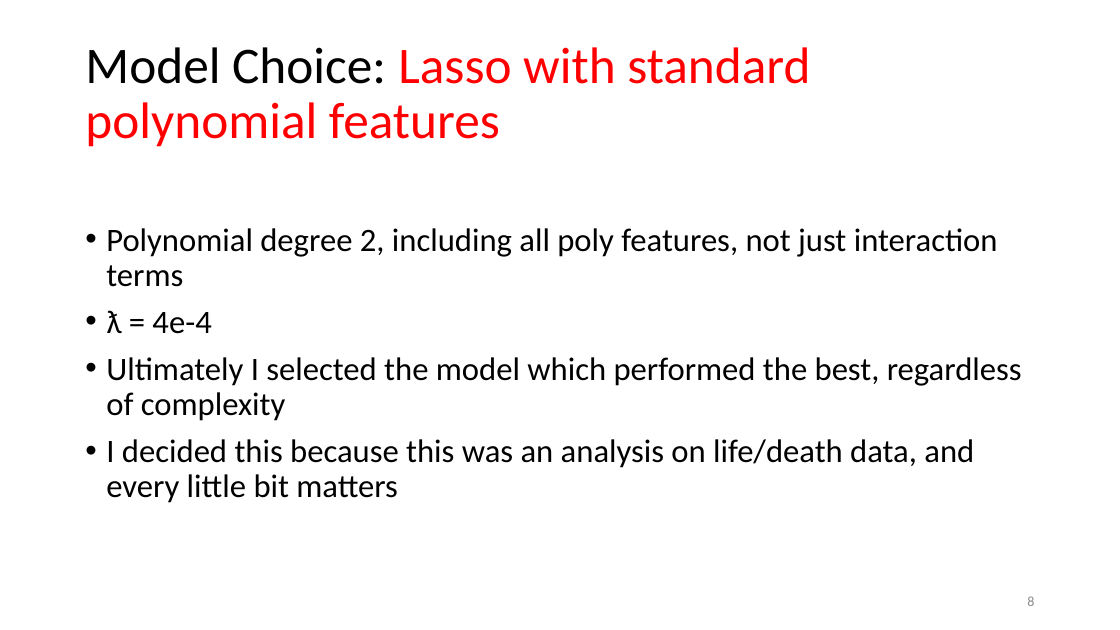
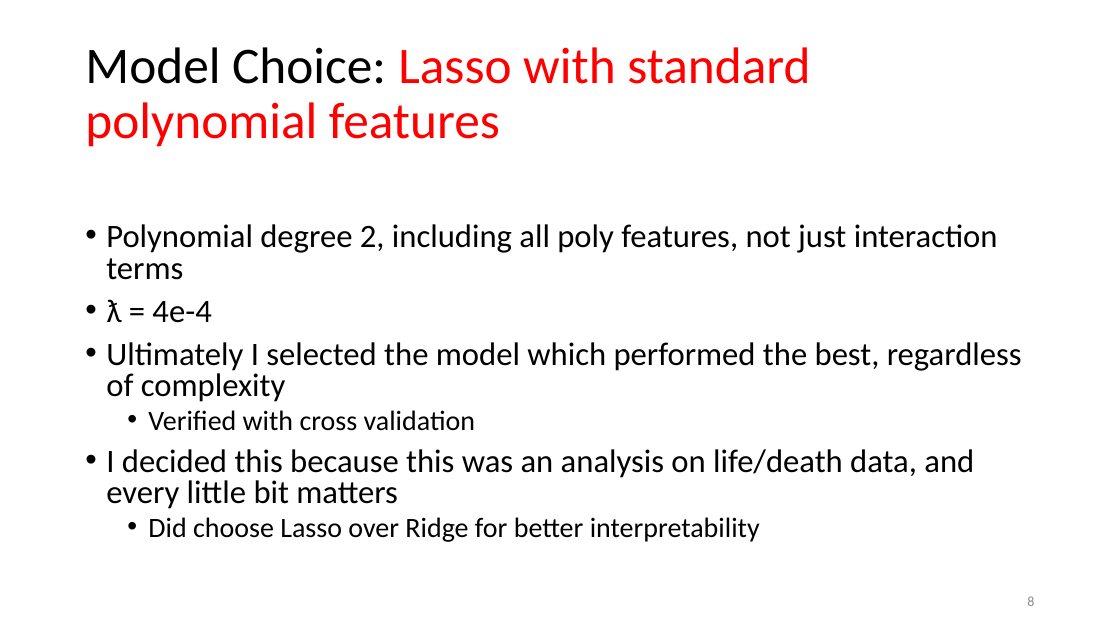
Before and after one commit to nkinnaird/CountyCovidIndexing, a slide deck: slide 8 of Presentation/CovidProjectPresentation.pptx. Drawn at 1120x630 pixels with LibreOffice and Linux fonts; fonts in the diff are those of the drawing. Boxes give left, top, right and bottom in pixels: in the first picture for what was removed or moved away, otherwise in the second. Text is boxed around its words. In the diff, an @@ line names an element or a change of style, - is before the commit and + after.

```diff
--- a/Presentation/CovidProjectPresentation.pptx
+++ b/Presentation/CovidProjectPresentation.pptx
@@ text at (106, 224, 1022, 509): line spacing 0.9 to 0.8 @@
@@ text at (148, 410, 475, 431): paragraph added @@
+  • Verified with cross validation
@@ text at (148, 517, 760, 542): paragraph added @@
+  • Did choose Lasso over Ridge for better interpretability
```
Also in this commit, not shown: 2 other slides changed, 1 other file.
